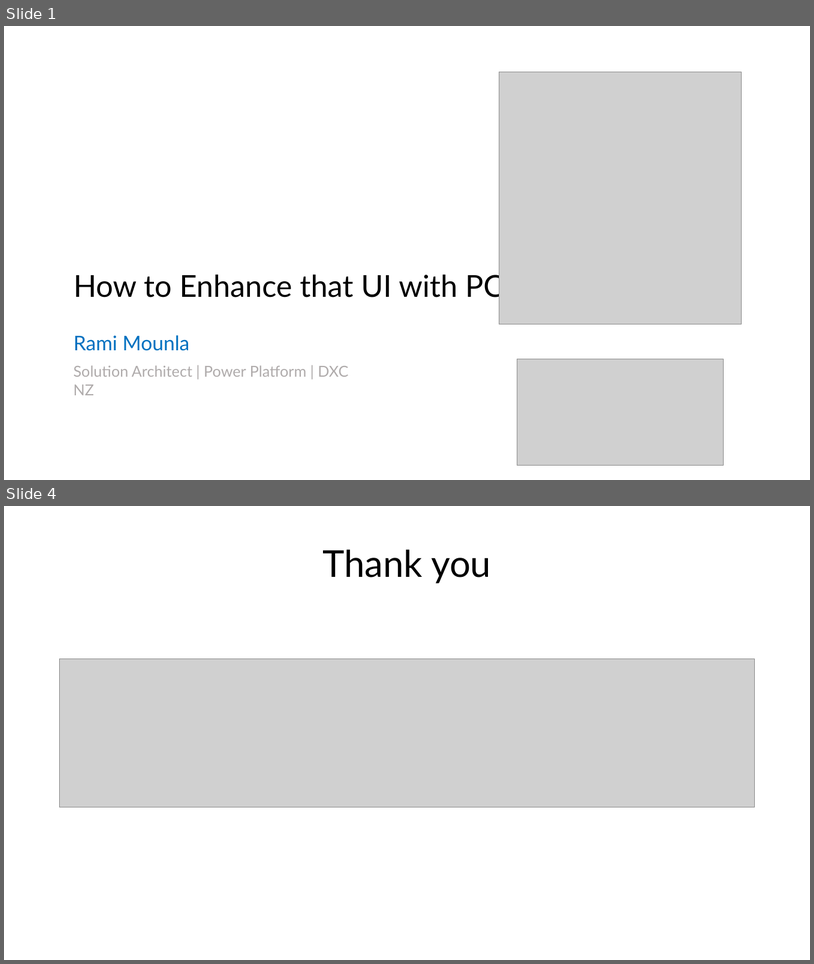
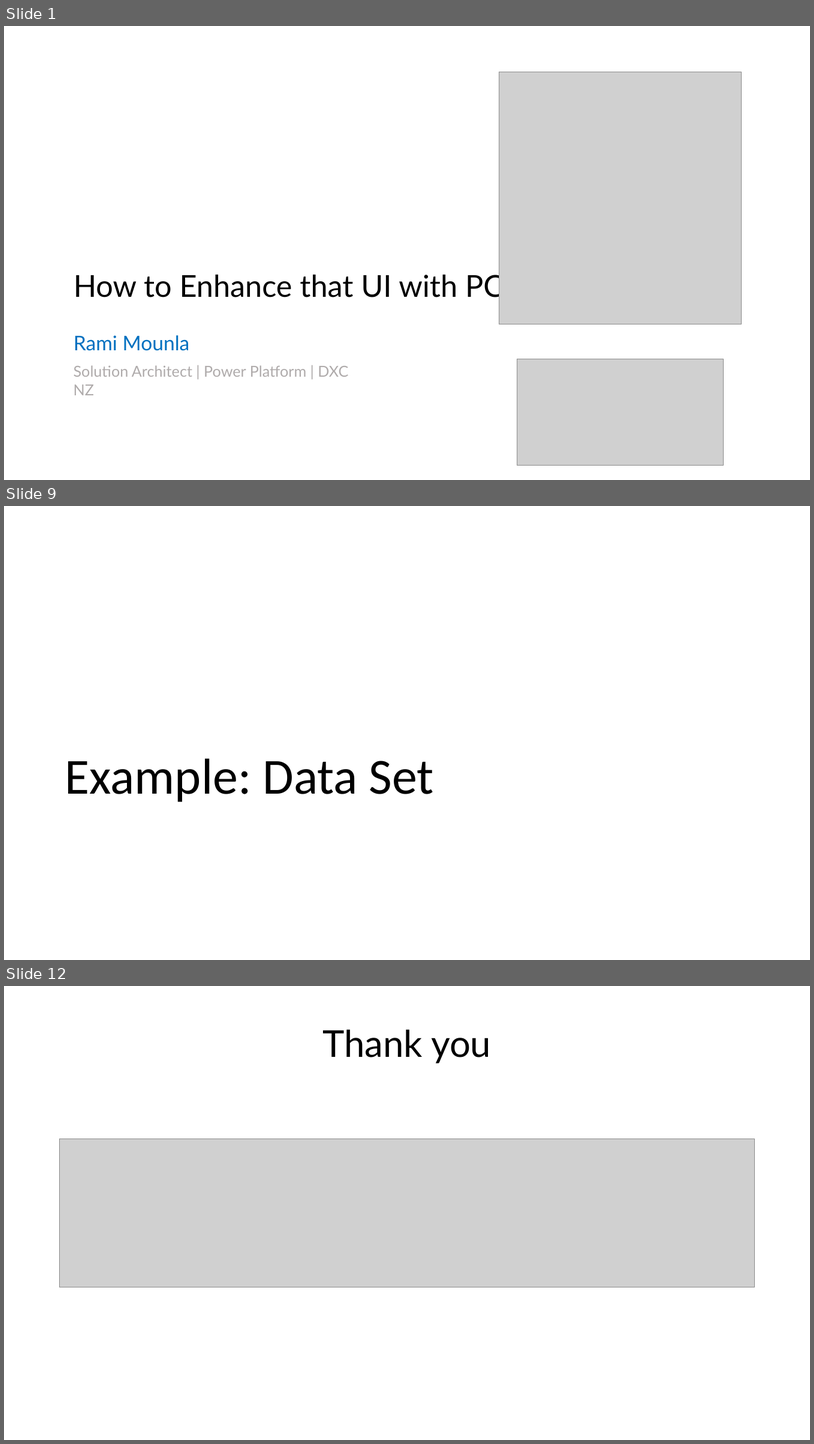
Before and after one commit to ramimounla/GlobalPowerPlatformBootcamp, a slide deck: Slides/Rami Mounla - How to enhance that UI with PCF - 300 GPPB Wellington.pptx. Shown one above the other, each under a label of ours: slides 1 and 4 before the commit, slides 1, 9 and 12 after it; the slides between them are not shown. The pictures are 814x964 and 814x1444 pixels, drawn with LibreOffice and Linux fonts; fonts in the diff are those of the drawing; grey boxes stand for pictures; background and template pictures are left out. Boxes give left, top, right and bottom in pixels: in the first picture for what was removed or moved away, otherwise in the second. Text is boxed around its words. In the diff, an @@ line names an element or a change of style, - is before the commit and + after.

```diff
--- a/Slides/Rami Mounla - How to enhance that UI with PCF - 300 GPPB Wellington.pptx
+++ b/Slides/Rami Mounla - How to enhance that UI with PCF - 300 GPPB Wellington.pptx
@@ slide 9 added at [4, 506, 810, 960], background picture (left out) @@
@@ title added at [65, 758, 434, 802], 60 pt, text #000000 @@
+Example: Data Set
@@ what was slide 4 is now slide 12 @@
```
Also in this commit, not shown: 9 other slides added, 2 slides removed.
